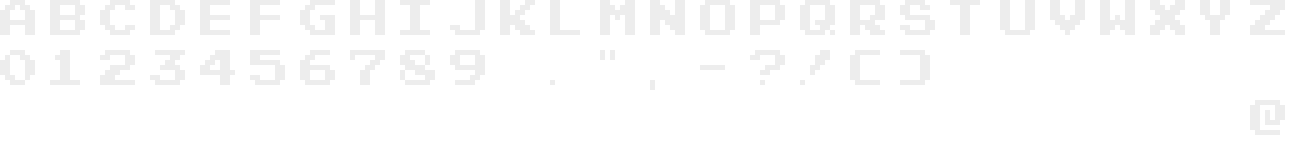
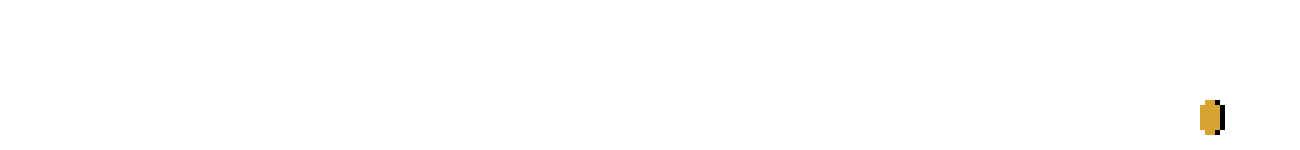
The second w=1300, h=150 image is a revision of the first. Changes to its layers:
painted on "@" over [1250, 100, 1285, 135]
painted on "?" over [750, 50, 785, 85]
painted on "9" over [450, 50, 485, 85]
painted on "8" over [400, 50, 435, 85]
painted on "7" over [350, 50, 385, 85]
painted on "6" over [300, 50, 335, 85]
painted on "5" over [250, 50, 285, 85]
painted on "4" over [200, 50, 235, 85]
painted on "3" over [150, 50, 185, 85]
painted on "2" over [100, 50, 135, 85]
painted on "0" over [0, 50, 35, 85]
painted on "z" over [1250, 0, 1285, 35]
painted on "x" over [1150, 0, 1185, 35]
painted on "w" over [1100, 0, 1135, 35]
painted on "v" over [1050, 0, 1085, 35]
painted on "u" over [1000, 0, 1035, 35]
painted on "s" over [900, 0, 935, 35]
painted on "r" over [850, 0, 885, 35]
painted on "q" over [800, 0, 835, 35]
painted on "p" over [750, 0, 785, 35]
painted on "o" over [700, 0, 735, 35]
painted on "n" over [650, 0, 685, 35]
painted on "m" over [600, 0, 635, 35]
painted on "k" over [500, 0, 535, 35]
…and 22 more changes (1 added, 21 painted)
